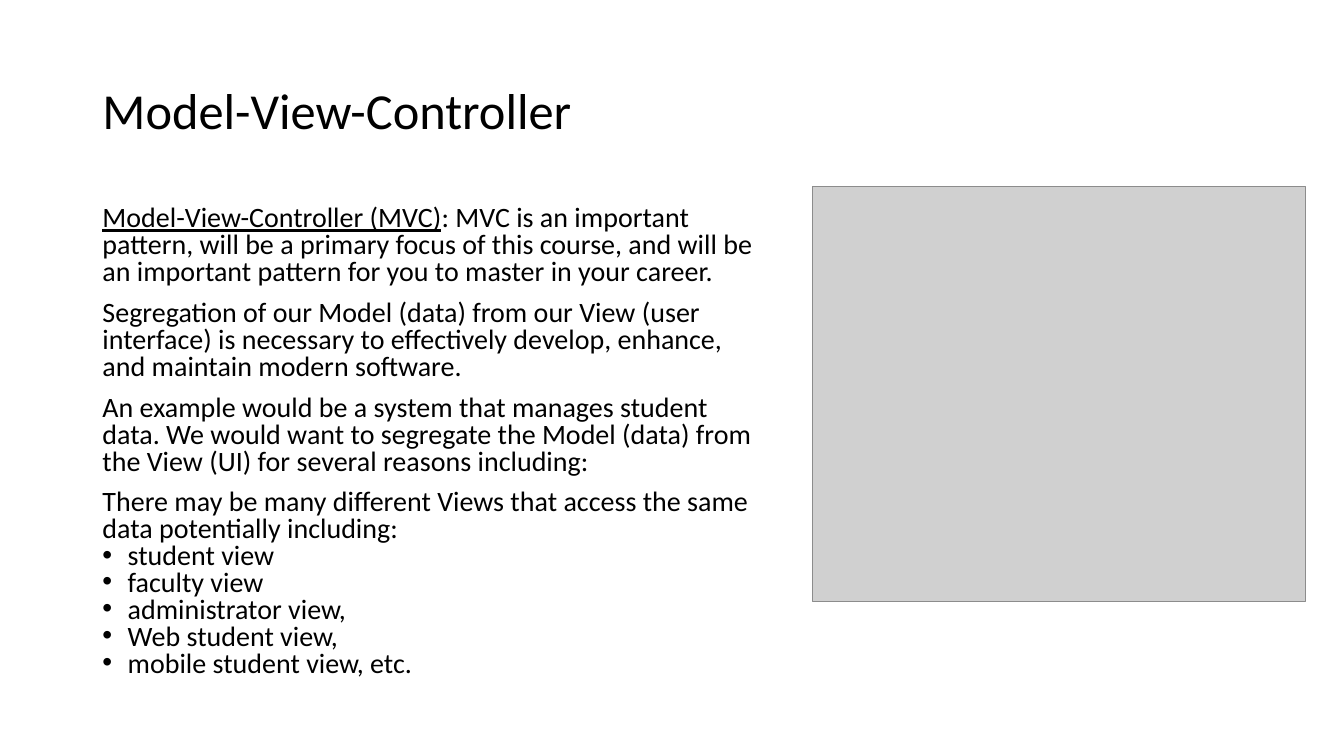
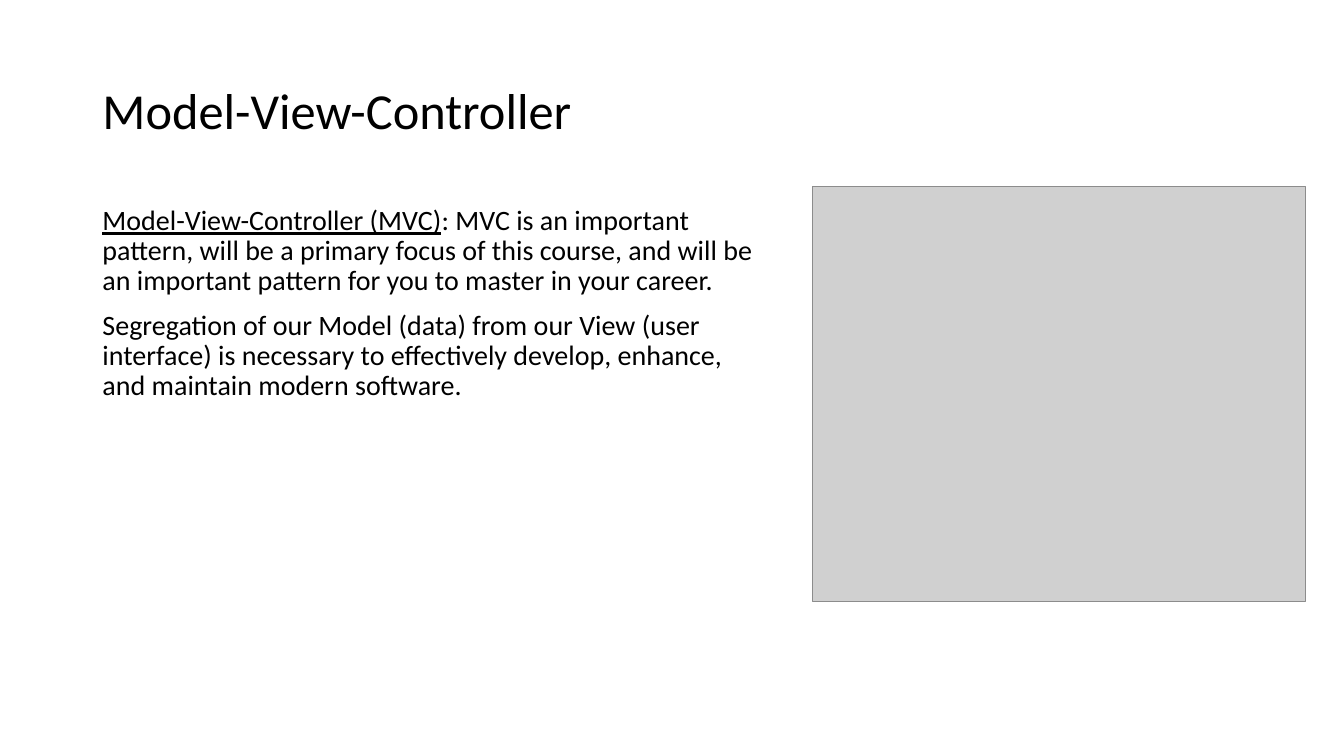
Before and after one commit to EricJPogue/www-epogue-info, a slide deck: slide 36 of CPSC-24500/Week01/2016SpringW01Slides.pptx (slide 33 before the commit). Drawn at 1344x756 pixels with LibreOffice and Linux fonts; fonts in the diff are those of the drawing; grey boxes stand for pictures. Boxes give left, top, right and bottom in pixels: in the first picture for what was removed or moved away, otherwise in the second. Text is boxed around its words. In the diff, an @@ line names an element or a change of style, - is before the commit and + after.

```diff
--- a/CPSC-24500/Week01/2016SpringW01Slides.pptx
+++ b/CPSC-24500/Week01/2016SpringW01Slides.pptx
@@ text "Model-View-Controller (MVC): MVC is an ..." at (x1=102, y1=209, x2=752, y2=396): line spacing 0.8 to 0.9 @@
@@ text at (x1=102, y1=397, x2=751, y2=677): paragraphs removed @@
-An example would be a system that manages student data. We would want to segregate the Model (data) from the View (UI) for several reasons including:
-There may be many different Views that access the same data potentially including:
-• student view
-• faculty view
-• administrator view,
-• Web student view,
-• mobile student view, etc.
```
Also in this commit, not shown: 14 other slides changed, 3 slides added, 1 slide removed, 1 other file.
